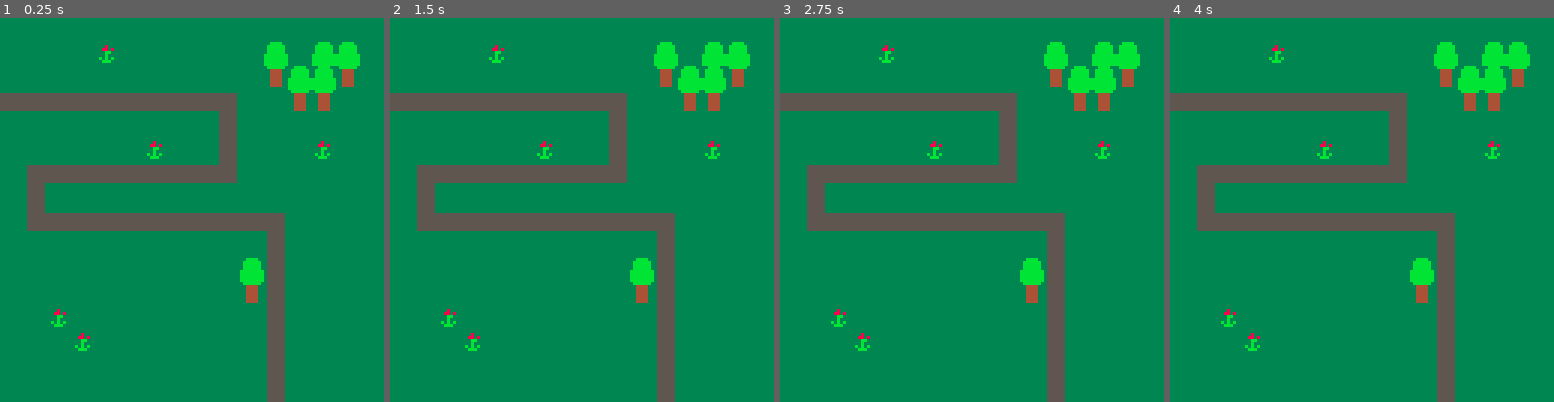
Above: before the commit, frames 1-4 (left to right).
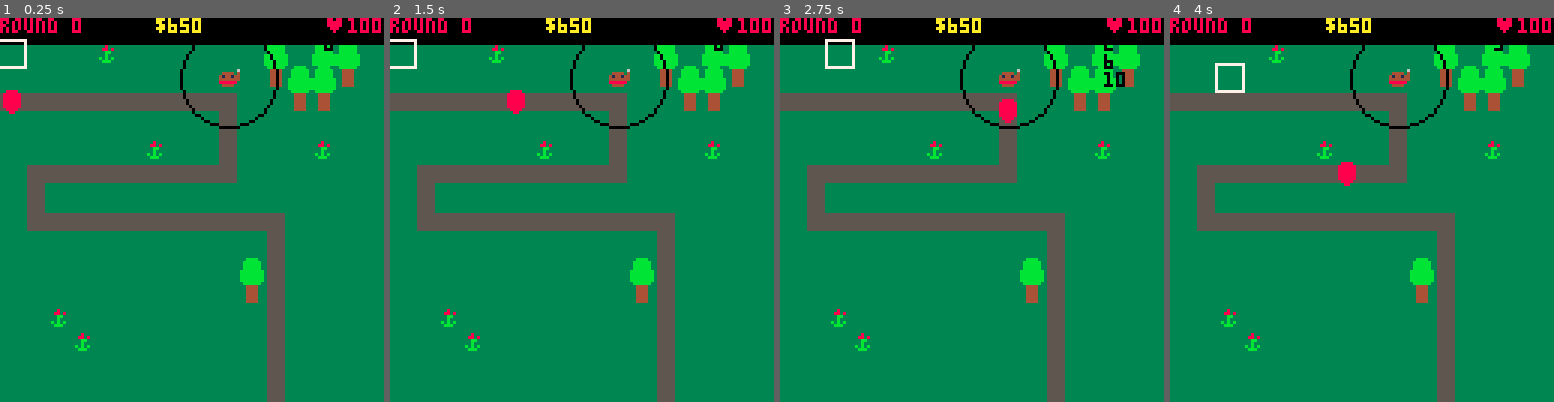
Above: after the commit, the same moments.

Repository: ingobeans/btd64
Game: PICO-8 cartridge btd64.p8
Two runs of this game, one before a commit and one after it. Both use one fixed random seed, a clock stepped at 60 frames per second and the inputs below.
Inputs:
- Up to frame 1 (0.25 s): no input
- Up to frame 2 (1.5 s): no input
- Up to frame 3 (2.75 s): hold Right 1.6-2.1 s; hold Up 2.15-2.42 s; hold Right from 2.47 s (still down)
- Up to frame 4 (4 s): release Right at 3.03 s; hold Left 3.08-3.58 s; hold Down 3.63-3.97 s

The runs differ from the first frame. In frame 1, 8.0% of the frame differs, in the area x 0-100%, y 0-29%; in frame 2, 8.0%; in frame 3, 8.2%; in frame 4, 8.1%.

Commit message:
movable cursor and bloons

Diff:
--- a/btd64.p8
+++ b/btd64.p8
@@ -2,18 +2,381 @@
 version 42
 __lua__
 --game data
--->8
--- game
-
-
+
+map_pts = {{-1,3},{9,3},{9,6},{1,6},{1,8},{11,8},{11,16}}
+
+--speed,img,size,{splits to},{{color from,color to}}
+bloon_types = {
+	{1, 48, 1, {}, {}},
+	{2, 48, 1, {1}, {8,12}},
+}
+
+function _init()
+	def_monkeys()
+	spwn_monkey({9*8+4,2*8+4},1)
+end
+-->8
+--game
+
+round = 0
+playing = true
 
 function main()
+	mv_crsr()
+	mv_bloons()
+
 	map()
+	draw_ui()
+	rect(crsr[1]*8-1, crsr[2]*8-1, crsr[1]*8+8, crsr[2]*8+8, 7)
+
+	draw_bloons()
+	update_monkeys()
 end
 
 function _update()
 	main()
 end
+-->8
+--bloons
+
+bloons = {{1,{-8,24},1}}
+
+function draw_bloons()
+	for k,v in pairs(bloons) do
+		img = bloon_types[v[1]][2]
+		spr(img, v[2][1], v[2][2])
+	end
+end
+
+function mv_bloons()
+	for k,v in pairs(bloons) do
+		mv = {0,0}
+		pt = map_pts[v[3]]
+		spd = bloon_types[v[1]][1]
+		next_pt = map_pts[v[3]+1]
+
+		if pt[1] < next_pt[1] then
+			mv[1] = spd
+		elseif pt[1] > next_pt[1] then
+			mv[1] = -spd
+		end
+		if pt[2] < next_pt[2] then
+			mv[2] = spd
+		elseif pt[2] > next_pt[2] then
+			mv[2] = -spd
+		end
+
+		nx = v[2][1] + mv[1]
+		ny = v[2][2] + mv[2]
+
+		bloons[k][2] = {nx, ny}
+
+		if nx/8 == next_pt[1] and
+					ny/8 == next_pt[2] do
+		bloons[k][3] += 1
+		end
+	end
+end
+-->8
+--player
+
+cash = 650
+lives = 100
+crsr = {0,0}
+
+function mv_crsr()
+	if btnp(⬅️) do
+		crsr[1] -= 1
+	elseif btnp(➡️) do
+		crsr[1] += 1
+	end
+	if btnp(⬆️) do
+		crsr[2] -= 1
+	elseif btnp(⬇️) do
+		crsr[2] += 1
+	end
+
+	if crsr[1] < 0 do
+		crsr[1] = 0
+	elseif crsr[1] > 15  do
+		crsr[1] = 15
+	end
+	if crsr[2] < 1 do
+		crsr[2] = 1
+	elseif crsr[2] > 15 do
+		crsr[2] = 15
+	end
+end
+-->8
+--ui
+
+-- -1 none
+-- 0 build
+-- <monkey id> upgrade
+in_menu = -1
+
+function rectborder(x1,y1,x2,y2,clr1,clr2)
+	rectfill(x1,y1,x2,y2,clr1)
+	rect(x1,y1,x2,y2,clr2)
+end
+
+function draw_menu()
+	w = 48
+	rectborder(128-w,0,127,127,4,15)
+	if in_menu == 0 then
+
+	end
+end
+
+function draw_ui()
+	draw_topbar()
+	if in_menu != -1 then
+		draw_menu()
+	end
+end
+
+function draw_topbar()
+	rectfill(0,0,128,8,0)
+
+	round_clr = 7
+	if playing then
+		round_clr = 8
+	end
+	print("round "..round,0,0,round_clr)
+	print("$"..cash,52,0,10)
+	print("♥"..lives,108,0,8)
+end
+-->8
+--monkeys data
+
+monkey_types = {}
+
+function def_monkeys()
+	mdart = {
+		p={0,0},
+		i=1,
+		r=2,
+		a=reg_attack,
+		pp=1,
+		pr=1,
+		l=false,
+		cer=false,
+		adc=0,
+		ad=10,
+		u1={
+			function (this,i)
+				this.pr += 1
+			end
+		},
+		u2={
+			function (this,i)
+				this.r += 1
+			end
+		}
+	}
+
+
+	monkey_types = {mdart}
+end
+-->8
+--monkeys
+
+--{x,y},{mx,my},pr,lead,cer
+proj = {}
+monkeys = {}
+
+function update_monkeys()
+	for k,v in pairs(monkeys) do
+		spr(v.i, v.p[1]-4, v.p[2]-4)
+		circ(v.p[1],v.p[2],v.r*8,0)
+		v.a(v,k)
+		if v.adc > 0 then
+			v.adc -= 1
+		end
+	end
+end
+
+function spwn_monkey(pos,ti)
+	n = monkey_types[ti]
+	n.p = pos
+	add(monkeys,n)
+end
+
+--sort
+--0 first
+--1 strong
+function bloon_near(pos,r,sort)
+
+	for k,v in pairs(bloons) do
+		x = v[2][1]
+		y = v[2][2]
+		tx = pos[1]
+		ty = pos[2]
+		dx = (x-tx)
+		dy = (y-ty)
+		d = sqrt(dx^2+dy^2)
+		if d < r*8 then
+			return v,dx,dy,d
+		end
+	end
+	return 0,0,0,0
+end
+
+function reg_attack(this)
+	print(#proj)
+	b,dx,dy,d =	bloon_near(this.p,this.r,0)
+	if b != 0 then
+		print(this.adc)
+		print(this.ad)
+		if this.adc == 0 then
+			this.adc = this.ad
+			print("shoot")
+			x = this.p[1]
+			y = this.p[2]
+			mx = dx/d
+			my = dy/d
+			print(mx.." "..my)
+			line(x,y,x+mx*this.r*8,y+my*this.r*8,7)
+			add(proj,{
+				{x,y},
+				{mx,my},
+				this.pr,
+				this.l,
+				this.c
+			})
+		end
+	end
+end
+…(130 lines of a section not shown)…
 
 
 
Not shown, changed: 130 lines of the sprite sheet (__gfx__) section of btd64.p8
Not shown, changed: the thumbnail (__label__) section of btd64.p8
